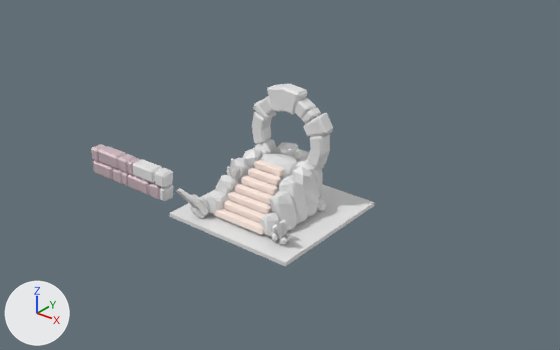
The Blender file skill_builder/building_blocks/block_06.blend: old version first, new version second.
Both versions are drawn from a 50 mm lens placed at (74.5, -62.2, 47.6), pointed at (17.9, 8.6, 3.7). Every picture has the same lights, and +X, +Y and +Z are marked at lower left. The first picture is the older version.
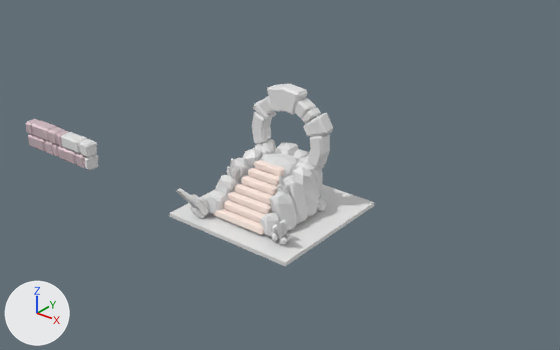
Pixel boxes [x1, y1, x2, y2] of what changed, in the pictures (560 x 350 px):
'Plane', moved
    before: [263, 110, 312, 163]
    after: [459, 123, 535, 198]
'Cube.003', moved
    before: [133, 159, 162, 183]
    after: [61, 132, 88, 153]
'Cube.009', moved
    before: [98, 146, 126, 169]
    after: [32, 121, 57, 141]
'Cube.005', moved
    before: [154, 168, 173, 187]
    after: [79, 139, 97, 157]
'Cube', moved
    before: [128, 174, 151, 195]
    after: [58, 146, 77, 164]
'Cube.006', moved
    before: [93, 160, 114, 180]
    after: [28, 134, 47, 152]
'Cube.002', moved
    before: [160, 185, 174, 201]
    after: [85, 155, 98, 170]
'Cube.011', moved
    before: [118, 154, 136, 173]
    after: [48, 127, 65, 144]
'Cube.001', moved
    before: [149, 183, 161, 199]
    after: [76, 153, 87, 168]
'Cube.010', moved
    before: [91, 144, 106, 161]
    after: [26, 119, 39, 135]
'Cube.007', moved
    before: [113, 168, 124, 184]
    after: [44, 141, 55, 155]
'Cube.004', moved
    before: [128, 158, 140, 175]
    after: [57, 131, 69, 147]
'Cube.008', moved
    before: [122, 172, 129, 186]
    after: [52, 144, 60, 157]
'Cube.040', added
    after: [277, 176, 291, 194]

Patch to the scene script:
```diff
--- a/skill_builder/building_blocks/block_06.blend.py
+++ b/skill_builder/building_blocks/block_06.blend.py
@@ ob_plane @@
 ob_plane = bpy.data.objects.new('Plane', me_plane)
-ob_plane.location = (18.14, 9.52, 9.07)
+ob_plane.location = (44.4, 13.48, 11.69)
 ob_plane.rotation_euler = (1.571, 0.0, 0.0)  # degrees (90, 0, 0)
@@ ob_cube @@
 ob_cube = bpy.data.objects.new('Cube', me_cube)
-ob_cube.location = (0.86, 0.0, 0.62)
+ob_cube.location = (-14.51, 0.0, 0.62)
 ob_cube.rotation_euler = (3.142, 0.0, 0.0)  # degrees (180, 0, 0)
@@ ob_cube_001 @@
 ob_cube_001 = bpy.data.objects.new('Cube.001', me_cube_001)
-ob_cube_001.location = (5.04, 0.0, 0.62)
+ob_cube_001.location = (-10.32, 0.0, 0.62)
 ob_cube_001.rotation_euler = (3.142, 0.0, 0.0)  # degrees (180, 0, 0)
@@ ob_cube_002 @@
 ob_cube_002 = bpy.data.objects.new('Cube.002', me_cube_002)
-ob_cube_002.location = (7.12, 0.0, 0.62)
+ob_cube_002.location = (-8.25, 0.0, 0.62)
 ob_cube_002.rotation_euler = (3.142, 0.0, 0.0)  # degrees (180, 0, 0)
@@ ob_cube_003 @@
 ob_cube_003 = bpy.data.objects.new('Cube.003', me_cube_003)
-ob_cube_003.location = (2.09, 0.0, 2.74)
+ob_cube_003.location = (-13.27, 0.0, 2.74)
 ob_cube_003.rotation_euler = (3.142, 0.0, 0.0)  # degrees (180, 0, 0)
@@ ob_cube_004 @@
 ob_cube_004 = bpy.data.objects.new('Cube.004', me_cube_004)
-ob_cube_004.location = (1.12, 0.0, 2.65)
+ob_cube_004.location = (-14.25, 0.0, 2.65)
 ob_cube_004.rotation_euler = (3.142, 0.0, 0.0)  # degrees (180, 0, 0)
@@ ob_cube_005 @@
 ob_cube_005 = bpy.data.objects.new('Cube.005', me_cube_005)
-ob_cube_005.location = (6.25, 0.0, 2.71)
+ob_cube_005.location = (-9.11, 0.0, 2.71)
 ob_cube_005.rotation_euler = (3.142, 0.0, 0.0)  # degrees (180, 0, 0)
@@ ob_cube_006 @@
 ob_cube_006 = bpy.data.objects.new('Cube.006', me_cube_006)
-ob_cube_006.location = (-6.46, 0.0, 0.62)
+ob_cube_006.location = (-21.82, 0.0, 0.62)
 ob_cube_006.rotation_euler = (4.712, 0.0, 0.0)  # degrees (270, 0, 0)
@@ ob_cube_007 @@
 ob_cube_007 = bpy.data.objects.new('Cube.007', me_cube_007)
-ob_cube_007.location = (-2.28, 0.0, 0.62)
+ob_cube_007.location = (-17.64, 0.0, 0.62)
 ob_cube_007.rotation_euler = (3.142, 0.0, 0.0)  # degrees (180, 0, 0)
@@ ob_cube_008 @@
 ob_cube_008 = bpy.data.objects.new('Cube.008', me_cube_008)
-ob_cube_008.location = (-0.2, 0.0, 0.62)
+ob_cube_008.location = (-15.56, 0.0, 0.62)
 ob_cube_008.rotation_euler = (3.142, 0.0, 0.0)  # degrees (180, 0, 0)
@@ ob_cube_009 @@
 ob_cube_009 = bpy.data.objects.new('Cube.009', me_cube_009)
-ob_cube_009.location = (-4.96, 0.0, 2.74)
+ob_cube_009.location = (-20.32, 0.0, 2.74)
 ob_cube_009.rotation_euler = (3.142, 0.0, 0.0)  # degrees (180, 0, 0)
@@ ob_cube_010 @@
 ob_cube_010 = bpy.data.objects.new('Cube.010', me_cube_010)
-ob_cube_010.location = (-5.86, 0.0, 2.65)
+ob_cube_010.location = (-21.23, 0.0, 2.65)
 ob_cube_010.rotation_euler = (3.142, 0.0, 0.0)  # degrees (180, 0, 0)
@@ ob_cube_011 @@
 ob_cube_011 = bpy.data.objects.new('Cube.011', me_cube_011)
-ob_cube_011.location = (-0.88, 0.0, 2.71)
+ob_cube_011.location = (-16.25, 0.0, 2.71)
 ob_cube_011.rotation_euler = (3.142, 0.0, 0.0)  # degrees (180, 0, 0)
@@ ob_cube_040 @@
+ob_cube_040 = bpy.data.objects.new('Cube.040', me_cube_045.copy())  # the mesh of ob_cube_039
+ob_cube_040.location = (22.16, 4.11, 4.85)
+ob_cube_040.rotation_euler = (12.67, 6.174, 12.91)  # degrees (6, 354, 20)
+ob_cube_040.scale = (-0.246, -0.247, -0.46)
```
